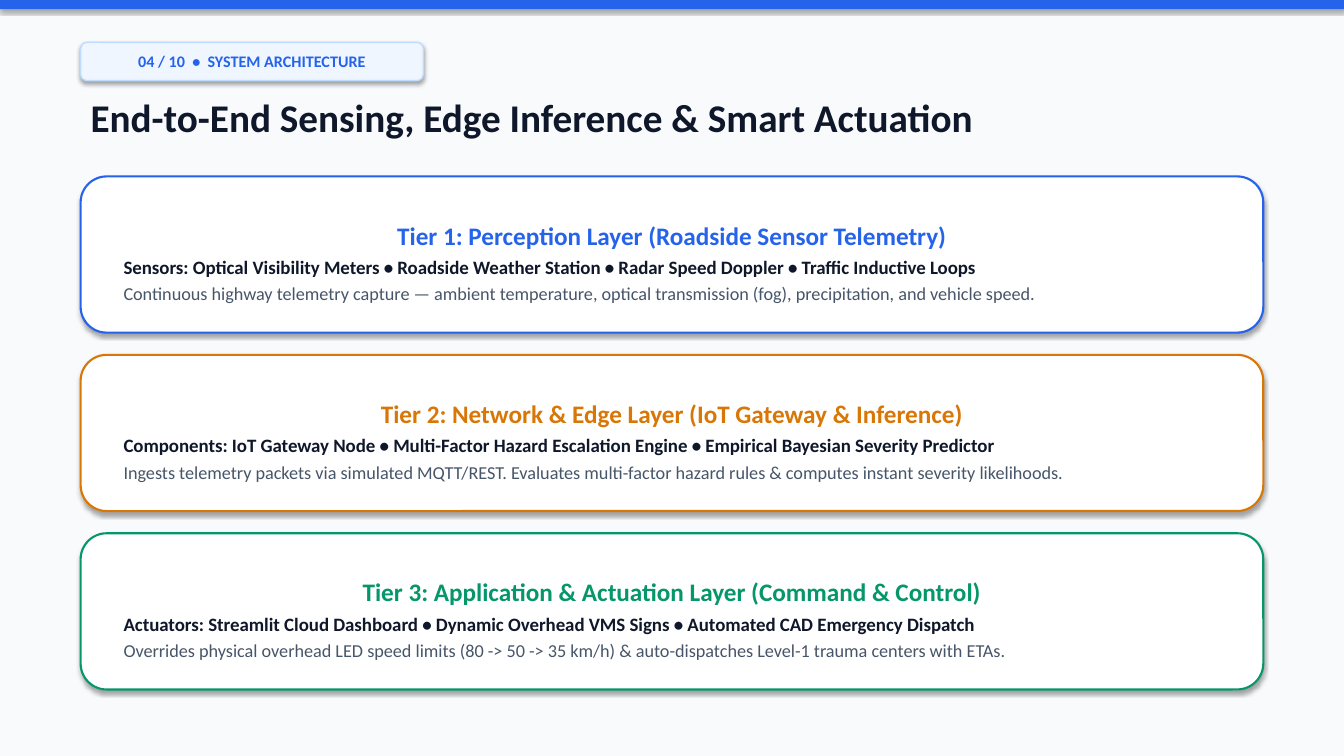
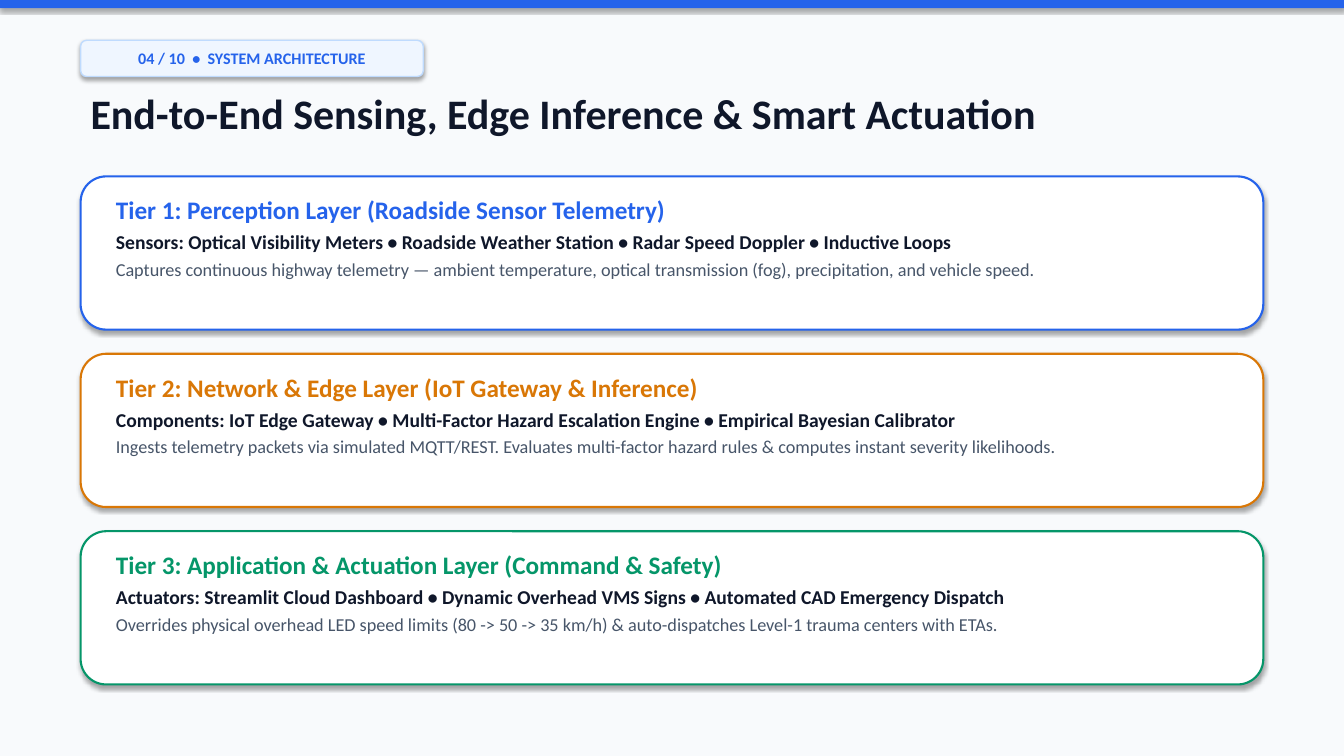
Before and after one commit to igris-bit/Road-Accident-Pattern-Analysis, a slide deck: slide 4 of docs/presentation/Road_Accident_Pattern_Analysis_Presentation.pptx. Drawn at 1344x756 pixels with LibreOffice and Linux fonts; fonts in the diff are those of the drawing. Boxes give left, top, right and bottom in pixels: in the first picture for what was removed or moved away, otherwise in the second. Text is boxed around its words. In the diff, an @@ line names an element or a change of style, - is before the commit and + after.

Commit message:
Refine PPT layout with modular member cards, increased font sizes, and top-aligned concise text

```diff
--- a/docs/presentation/Road_Accident_Pattern_Analysis_Presentation.pptx
+++ b/docs/presentation/Road_Accident_Pattern_Analysis_Presentation.pptx
@@ text "End-to-End Sensing, Edge Inference & ..." at (91,99,1036,136): size 28 to 30 pt @@
@@ text added at (116,200,1034,279), 13 pt, text #475569, bold @@
+Tier 1: Perception Layer (Roadside Sensor Telemetry)
+Sensors: Optical Visibility Meters • Roadside Weather Station • Radar Speed Doppler • Inductive Loops
+Captures continuous highway telemetry — ambient temperature, optical transmission (fog), precipitation, and vehicle speed.
@@ text in rounded rectangle at (124,226,1035,303): text removed @@
-Tier 1: Perception Layer (Roadside Sensor Telemetry)
-Sensors: Optical Visibility Meters • Roadside Weather Station • Radar Speed Doppler • Traffic Inductive Loops
-Continuous highway telemetry capture — ambient temperature, optical transmission (fog), precipitation, and vehicle speed.
@@ 2 texts, 1 rounded rectangle: place and size @@
-2 texts, 1 rounded rectangle at (81,42,1263,690)
+2 texts, 1 rounded rectangle at (81,40,1055,634)
@@ text "Tier 2: Network & Edge ..." at (116,378,1055,456): vertical alignment middle to top; fill #FFFFFF to none; outline #D97706 1.5 pt to none; shadow off @@
@@ rounded rectangle added at (81,354,1263,507), fill #FFFFFF, outline #D97706 1.5 pt @@
@@ text at (116,378,697,402): alignment centre to left @@
@@ text at (116,413,955,431): text changed; size 13.5 to 14 pt @@
-Components: IoT Gateway Node • Multi-Factor Hazard Escalation Engine • Empirical Bayesian Severity Predictor
+Components: IoT Edge Gateway • Multi-Factor Hazard Escalation Engine • Empirical Bayesian Calibrator
@@ text "Tier 3: Application & Actuation ..." at (116,555,1004,634): vertical alignment middle to top; fill #FFFFFF to none; outline #059669 1.5 pt to none; shadow off @@
@@ rounded rectangle added at (81,531,1263,685), fill #FFFFFF, outline #059669 1.5 pt @@
@@ text at (116,555,722,578): text changed @@
-Tier 3: Application & Actuation Layer (Command & Control)
+Tier 3: Application & Actuation Layer (Command & Safety)
@@ text at (116,590,1004,608): size 13.5 to 14 pt in "Actuators: Streamlit Cloud Dashboard • Dynamic Overhead ..." @@
```
Also in this commit, not shown: 9 other slides changed.
